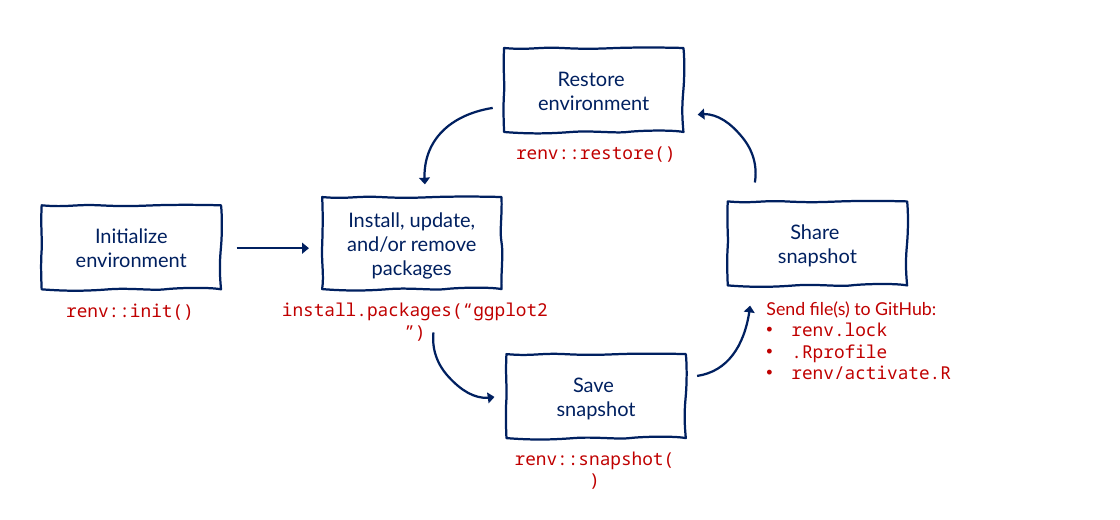
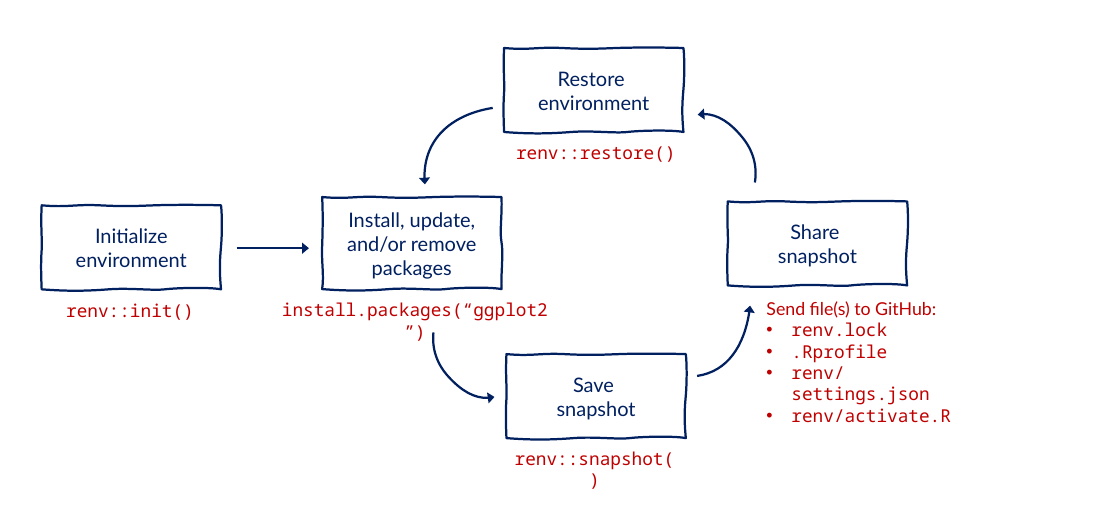
Before and after one commit to UI-Research/reproducibility-at-urban, a slide deck: slide 2 of images/virtual-environments-diagrams.pptx. Drawn at 1120x520 pixels with LibreOffice and Linux fonts; fonts in the diff are those of the drawing. Boxes give left, top, right and bottom in pixels: in the first picture for what was removed or moved away, otherwise in the second. Text is boxed around its words. In the diff, an @@ line names an element or a change of style, - is before the commit and + after.

Commit message:
update renv diagram and re-render site

```diff
--- a/images/virtual-environments-diagrams.pptx
+++ b/images/virtual-environments-diagrams.pptx
@@ text at <box>791,362,929,405</box>: paragraph added @@
+• renv/settings.json
```
Also in this commit, not shown: 7 other files.
